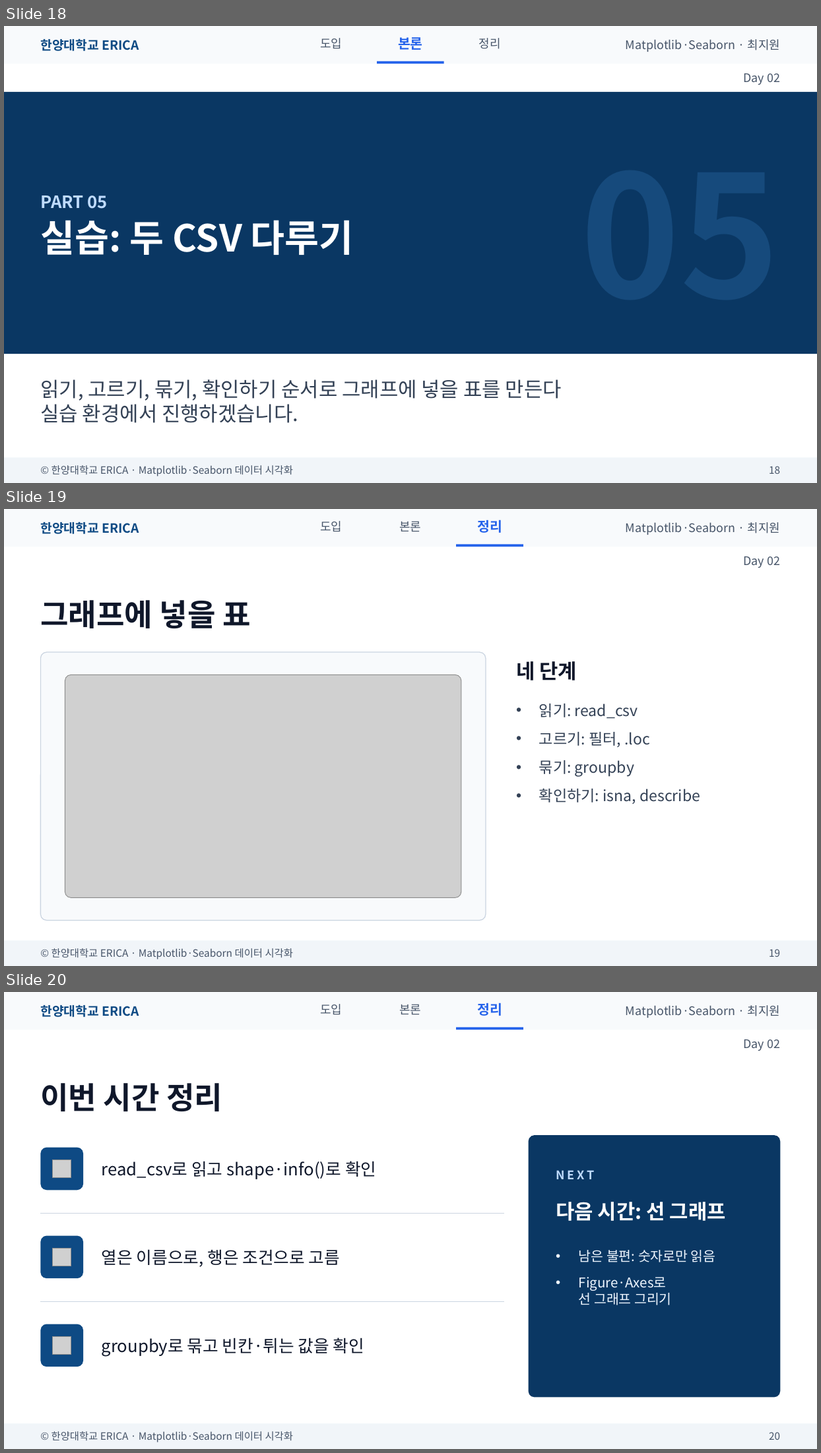
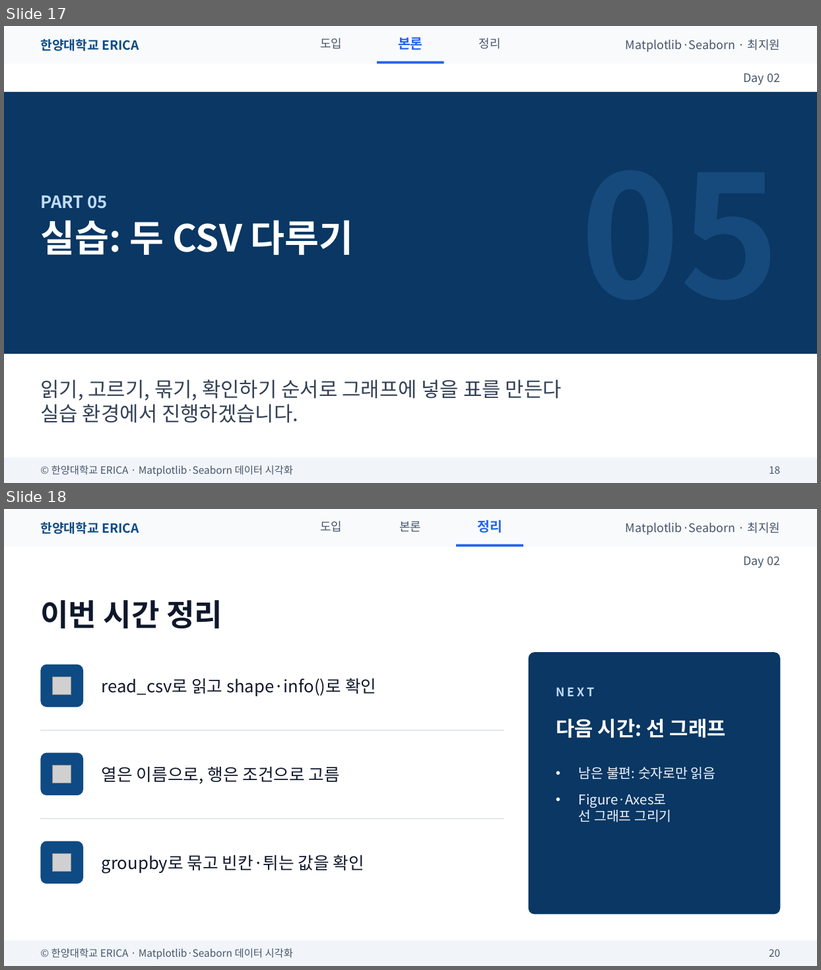
Before and after one commit to wonguwon/generate_lesson, a slide deck: materials/matplotlib-seaborn/ppt/Day02/Day02_pandas로데이터다루기.pptx. Shown one above the other, each under a label of ours: slides 18, 19 and 20 before the commit, slides 17 and 18 after it. The pictures are 821x1453 and 821x970 pixels, drawn with LibreOffice and Linux fonts; fonts in the diff are those of the drawing; grey boxes stand for pictures. Boxes give left, top, right and bottom in pixels: in the first picture for what was removed or moved away, otherwise in the second. Text is boxed around its words. In the diff, an @@ line names an element or a change of style, - is before the commit and + after.

```diff
--- a/materials/matplotlib-seaborn/ppt/Day02/Day02_pandas로데이터다루기.pptx
+++ b/materials/matplotlib-seaborn/ppt/Day02/Day02_pandas로데이터다루기.pptx
@@ slide 19 removed at bbox=[4, 509, 817, 966], background #FFFFFF @@
@@ rectangle removed at bbox=[4, 509, 817, 547] @@
@@ text removed at bbox=[40, 522, 139, 534] @@
-한양대학교 ERICA
@@ text removed at bbox=[320, 521, 342, 531] @@
-도입
@@ text removed at bbox=[399, 521, 421, 532] @@
-본론
@@ text removed at bbox=[477, 520, 502, 533] @@
-정리
@@ text removed at bbox=[626, 522, 781, 535] @@
-Matplotlib·Seaborn · 최지원
@@ rectangle removed at bbox=[457, 545, 523, 547] @@
@@ text removed at bbox=[743, 557, 780, 568] @@
-Day 02
@@ title removed at bbox=[40, 600, 251, 628] @@
-그래프에 넣을 표
@@ rounded rectangle removed at bbox=[40, 652, 486, 921] @@
@@ text removed at bbox=[516, 661, 577, 681] @@
-네 단계
@@ picture removed at bbox=[65, 675, 461, 898] @@
@@ text removed at bbox=[539, 704, 700, 804] @@
-• 읽기: read_csv
-• 고르기: 필터, .loc
-• 묶기: groupby
-• 확인하기: isna, describe
@@ rectangle removed at bbox=[4, 941, 817, 966] @@
@@ text removed at bbox=[52, 949, 293, 960] @@
-© 한양대학교 ERICA · Matplotlib·Seaborn 데이터 시각화
@@ text removed at bbox=[769, 949, 780, 957] @@
-19
@@ what was slide 18 is now slide 17 @@
@@ what was slide 20 is now slide 18 @@
```
Also in this commit, not shown: 8 slides changed, 2 other slides removed, 6 other files.
